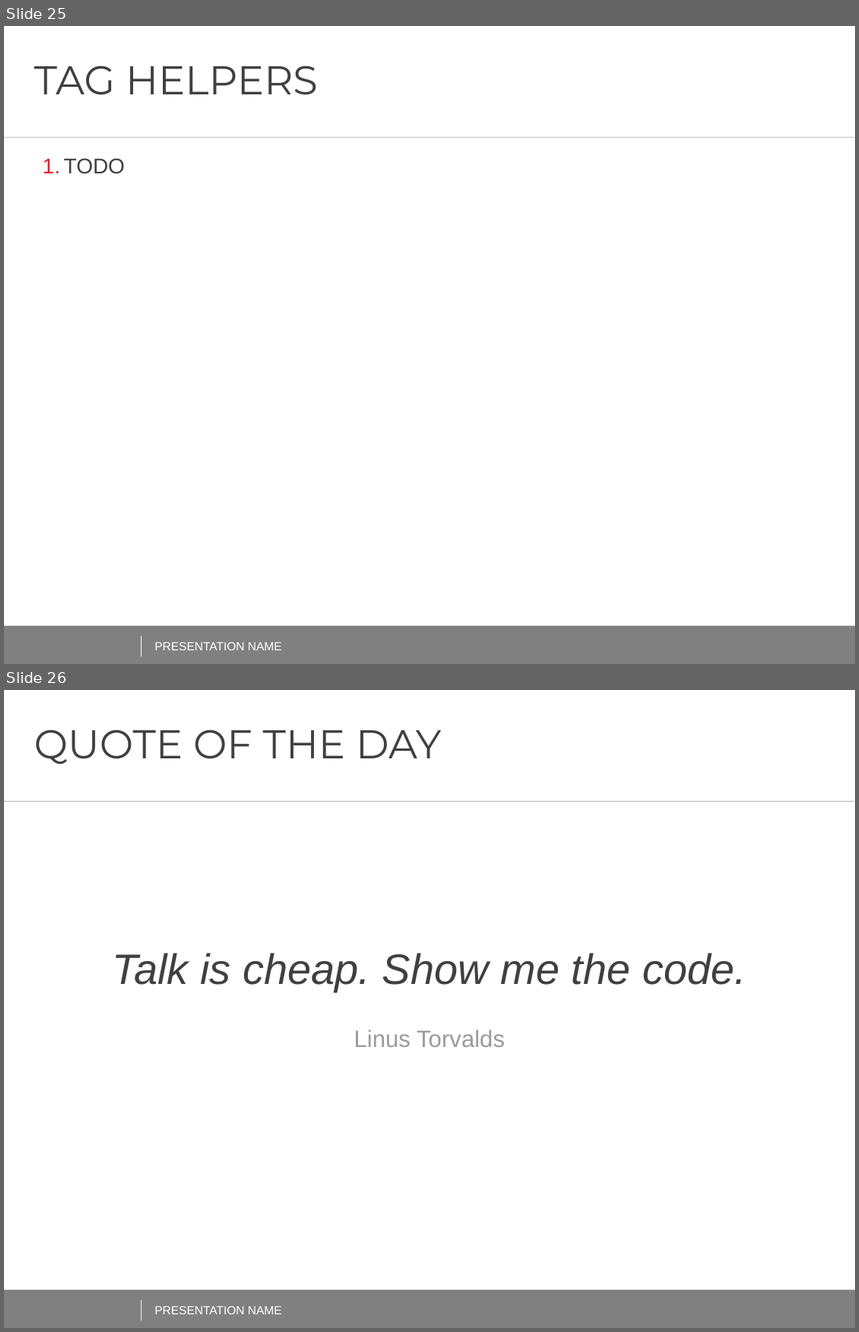
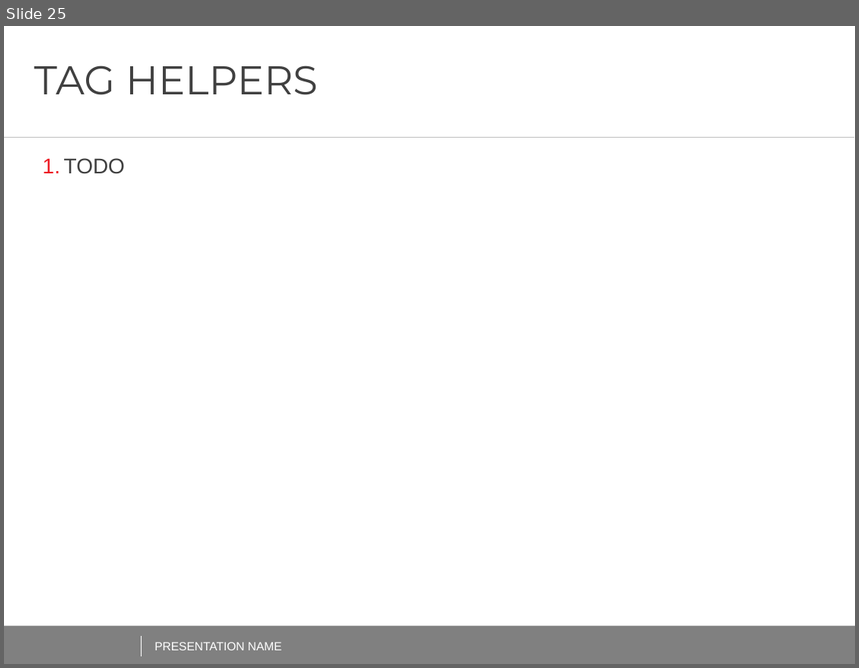
Before and after one commit to AndreiShenets/ASP.NET-Lectures, a slide deck: docs/ASP.NET CORE - iTechArt 2018.pptx. Shown one above the other, each under a label of ours: slides 25 and 26 before the commit, slide 25 after it. The pictures are 859x1332 and 859x668 pixels, drawn with LibreOffice and Linux fonts; fonts in the diff are those of the drawing; background and template pictures are left out. Boxes give left, top, right and bottom in pixels: in the first picture for what was removed or moved away, otherwise in the second. Text is boxed around its words. In the diff, an @@ line names an element or a change of style, - is before the commit and + after.

```diff
--- a/docs/ASP.NET CORE - iTechArt 2018.pptx
+++ b/docs/ASP.NET CORE - iTechArt 2018.pptx
@@ slide 26 removed at <box>4,690,855,1328</box>, background #FFFFFF; not listed: 2 template elements that a slide beside it also shows @@
@@ title removed at <box>34,730,441,764</box> @@
-QUOTE OF THE DAY
@@ page number removed at <box>826,718,855,744</box> @@
-26
@@ line removed from (4, 802) to (854, 802) @@
@@ text removed at <box>112,953,747,992</box> @@
-Talk is cheap. Show me the code.
@@ text removed at <box>354,1030,505,1047</box> @@
-Linus Torvalds
@@ line removed from (141, 1300) to (141, 1321) @@
@@ text removed at <box>154,1306,282,1315</box> @@
-PRESENTATION NAME
```
Also in this commit, not shown: 1 slide added, 3 other slides removed, 2 other files.
